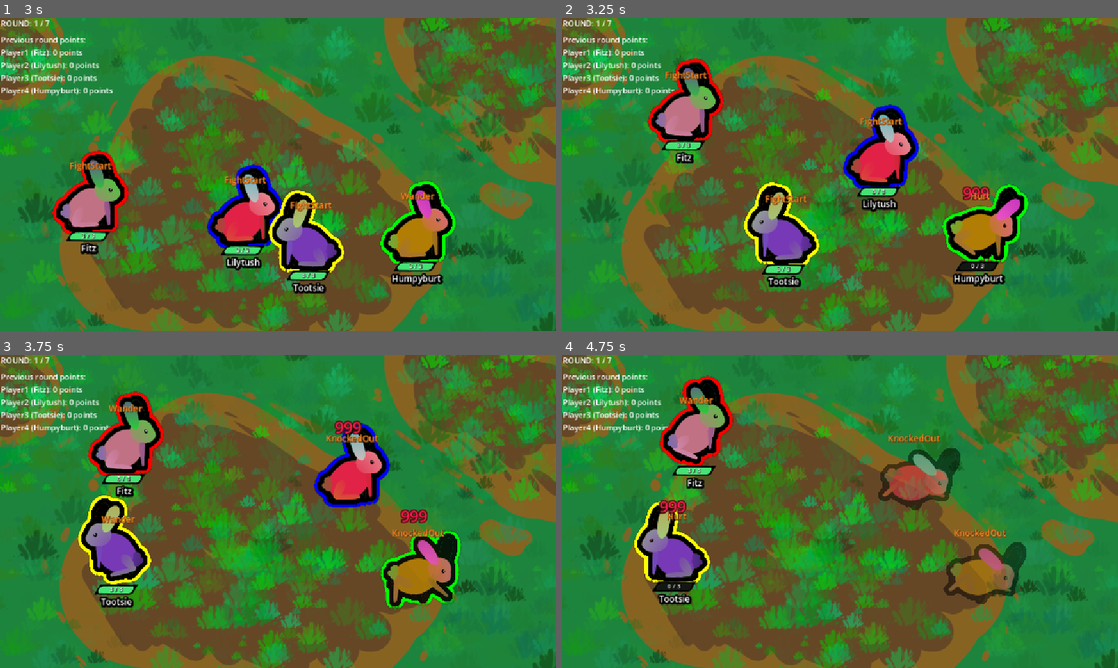
Above: before the commit, frames 1-4 (two rows, left to right).
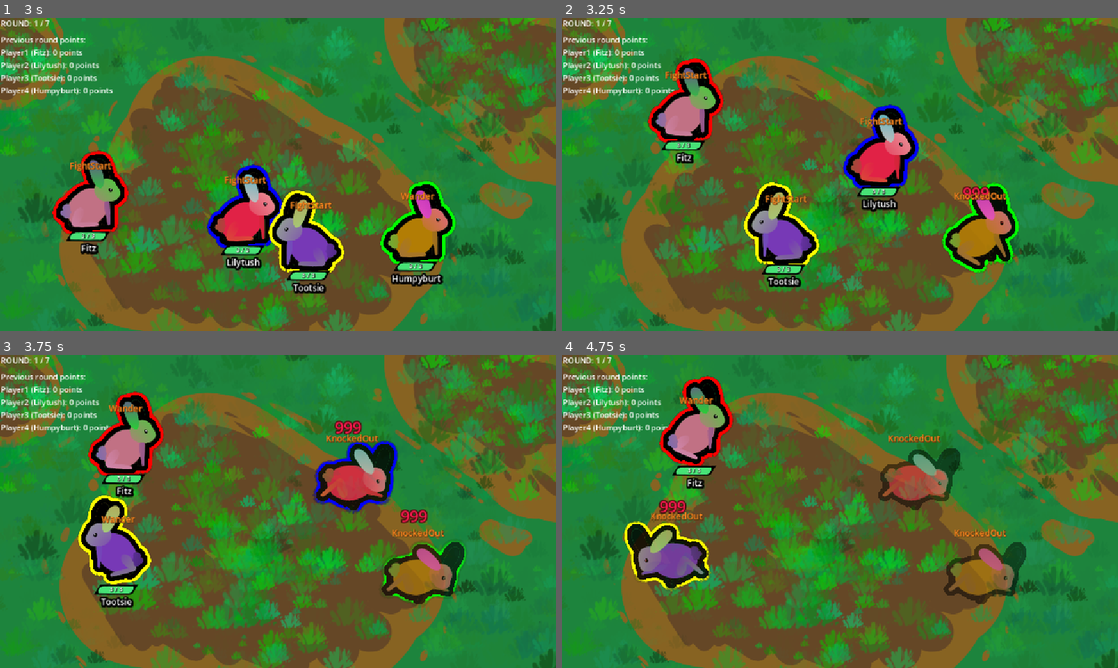
Above: after the commit, the same moments.

Repository: Galitie/tm2
Game: Godot game, scene res://test_scene.tscn
Same seed, same stepped clock (60 frames per second), same inputs: the game is played once before the commit and once after it. Sound files missing from this copy of the repository are replaced by a short silence.
Inputs (mouse positions are in pixels of both pictures, inside the frame that each line leads up to):
- Up to frame 1 (3 s): click (72, 68) at 0.52 s; click (72, 68) at 1.27 s; click (72, 68) at 2.02 s; tap Enter (ui_accept) at 2.75, 2.85 s; move the mouse to (400, 158) at 2.77 s; click (400, 158) at 2.92 s
- Up to frame 2 (3.25 s): tap Enter (ui_accept) at 3.02 s
- Up to frame 3 (3.75 s): tap Enter (ui_accept) at 3.32 s; drag from (166, 527) to (122, 452) at 3.52 s
- Up to frame 4 (4.75 s): move the mouse to (895, 442) at 4.27 s; tap Enter (ui_accept) at 4.35 s; click (895, 442) at 4.42 s

Frame 1 is identical in both runs. In frame 2, 2.5% of the frame differs, in the area x 68-84%, y 52-86%; in frame 3, 4.1%, in the area x 56-84%, y 21-82%; in frame 4, 2.8%.

Commit message:
Added zombie card

Diff:
--- /dev/null
+++ b/Cards/Resources/zombie.tres
@@ -0,0 +1,23 @@
+[gd_resource type="Resource" script_class="CardResourceScript" load_steps=3 format=3 uid="uid://fk8ruy5a3i6t"]
+
+[ext_resource type="Script" uid="uid://bba020kqbcn8s" path="res://monster_part.gd" id="1_qhefq"]
+[ext_resource type="Script" uid="uid://bfco2om6esxdu" path="res://Cards/card_info.gd" id="3_g4okw"]
+
+[resource]
+script = ExtResource("3_g4okw")
+card_name = "ZOMBIE"
+description = "Once per round, if you are KNOCKED OUT, come back with 1 HP"
+Type = "passive"
+state_id = "zombie"
+unique = true
+remove_specific_states = Array[int]([])
+parts_and_acc = Array[ExtResource("1_qhefq")]([])
+attribute_1 = 0
+attribute_label_1 = ""
+attribute_amount_1 = 0
+attribute_2 = 0
+attribute_label_2 = ""
+attribute_amount_2 = 0
+attribute_3 = 0
+attribute_label_3 = ""
+attribute_amount_3 = 0.0
--- a/StateMachine/chase.gd
+++ b/StateMachine/chase.gd
@@ -25,7 +25,7 @@
 
 
 func randomize_chase():
-	chase_time = randf_range(3, 8)
+	chase_time = randf_range(2, 5)
 
 
 func Enter():
--- a/StateMachine/hurt.gd
+++ b/StateMachine/hurt.gd
@@ -9,9 +9,9 @@
 
 
 func animation_finished(anim_name: String):
-	if monster.current_hp <= 0:
-		Transitioned.emit("knockedout")
-		return
+	#if monster.current_hp <= 0:
+		#Transitioned.emit("knockedout")
+		#return
 	if monster.player.poop_on_hit:
 		var rand = [0,1].pick_random()
 		if rand:
--- a/StateMachine/wander.gd
+++ b/StateMachine/wander.gd
@@ -14,7 +14,7 @@
 
 func randomize_wander():
 	move_direction = Vector2(randf_range(-1, 1), randf_range(-1, 1)).normalized()
-	wander_time = randf_range(1, 8)
+	wander_time = randf_range(1, 5)
 
 
 func Enter():
--- a/UI/player_upgrade_panel.gd
+++ b/UI/player_upgrade_panel.gd
@@ -8,7 +8,7 @@
 @onready var upgrade_title = $VBoxContainer/UpgradeTitle/Label
 
 var player : Player
-var resource_array: Array[Resource] = [load("uid://ypvgbouvw3wv"),load("uid://f53own34678k" …(845 unchanged characters)…
+var resource_array: Array[Resource] = [load("uid://fk8ruy5a3i6t"),load("uid://ypvgbouvw3wv"),load("uid://f53own34678k" …(845 unchanged characters)…
 @onready var button_array: Array[Node] = [reroll_button, $VBoxContainer/UpgradeCard1, $VBoxContainer/UpgradeCard2, $VBoxContainer/UpgradeCard3]
 var current_user_position_in_button_array : int = 0
 var new_stylebox_normal = StyleBoxFlat.new()
--- a/main.gd
+++ b/main.gd
@@ -249,6 +249,7 @@
 	var rerolls_amount_counter = 0
 	for player in players:
 		player.special_used = false
+		player.monster.unzombify()
 		$Rankings.text += str(player.name + " (" + player.monster.mon_name + "): " + str(player.victory_points) + " points") + "\n"
 		var monster = player.get_node("Monster")
 		monster.move_name_upgrade()
@@ -415,6 +416,8 @@
 				player.slime_trail = true
 			"block_longer":
 				player.block_longer = true
+			"zombie":
+				player.zombie = true
 			_:
 				player.monster.state_machine.state_choices[card_resource.Type].append(card_resource.state_id)
 	if card_resource.remove_specific_states.size():
--- a/monster.gd
+++ b/monster.gd
@@ -191,6 +191,11 @@
 	hit_effect(critted)
 	state_machine.transition_state("hurt")
 	if current_hp <= 0:
+		if player.zombie and !player.revived:
+			zombify()
+			state_machine.transition_state("wander")
+			return
+		state_machine.transition_state("knockedout")
 		toggle_collisions(false)
 		Globals.game.count_death(self)
 		if Globals.is_sudden_death_mode:
@@ -219,10 +224,23 @@
 	temp_area.add_child(temp_sprite)
 	call_deferred("add_child", temp_area)
 
+
 #TODO: Raam explosion animation???
 func _on_temp_timer_timeout():
 	temp_area.queue_free()
 
+
+func zombify():
+	player.revived = true
+	modify_hp(1)
+	root.modulate = Color.DARK_GREEN
+	$Heal.text = "+1 HP ZOMBIE"
+	animation_player_heal.play("heal")
+
+
+func unzombify():
+	player.revived = false
+	root.modulate = Color.WHITE
 
 func modify_hp(amount):
 	current_hp = clamp(current_hp + amount, 0, max_hp)
--- a/player.gd
+++ b/player.gd
@@ -24,6 +24,8 @@
 var slime_trail : bool = false
 var caltrops: bool = false
 var block_longer: bool = false
+var zombie : bool = false
+var revived : bool = false
 
 var current_small_cards : int = 0
 var current_big_cards : int = 0
Not shown, changed: Todo.txt
